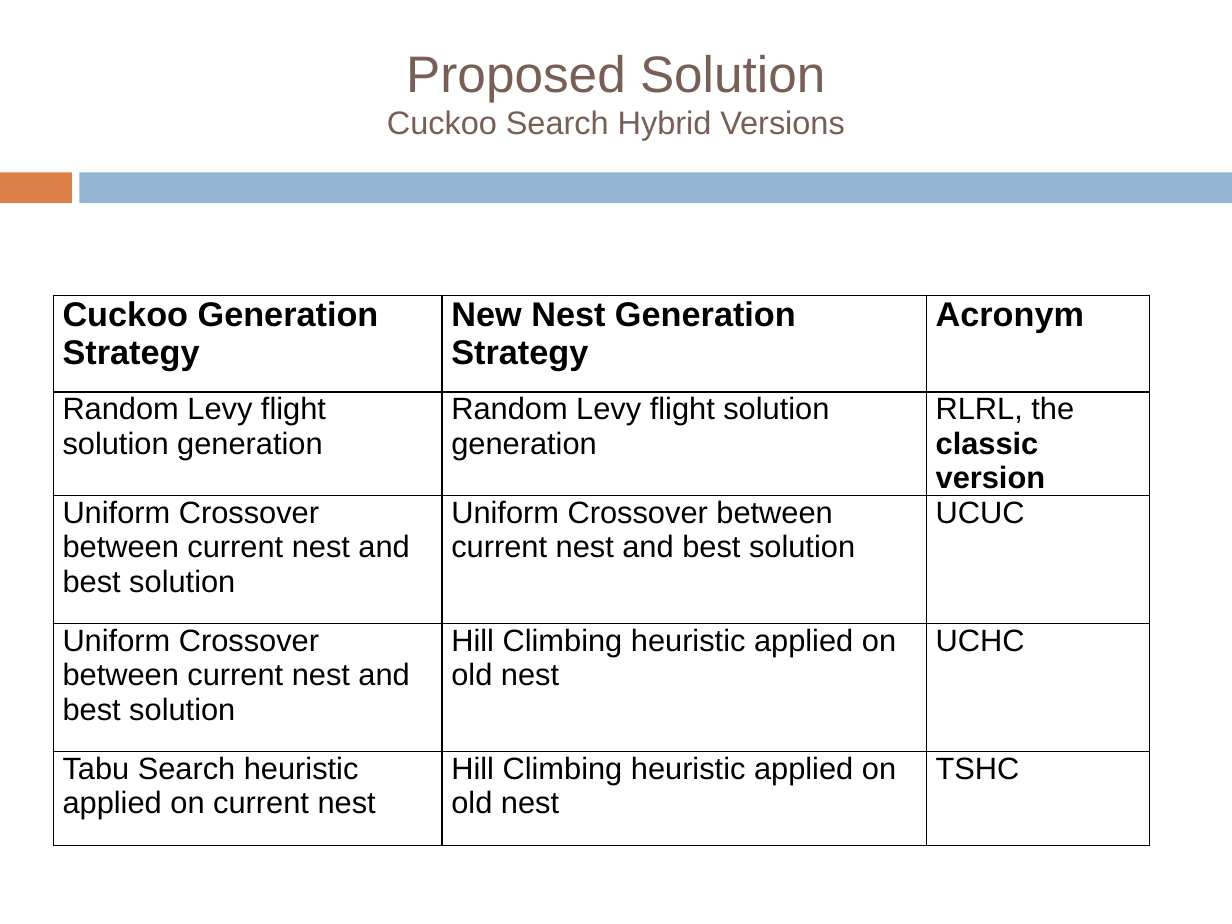
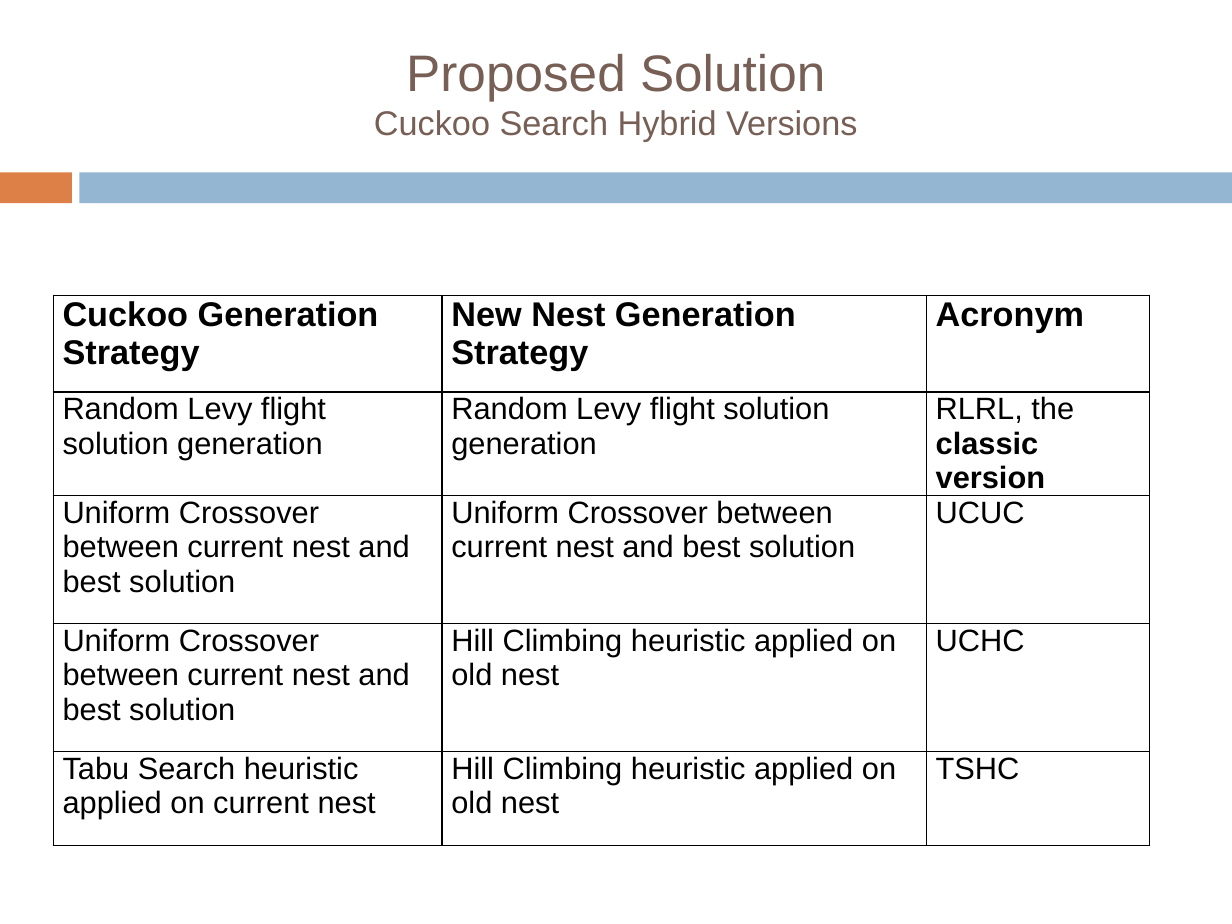
Before and after one commit to tiberiu-b/Diet4EldersDocumentation, a slide deck: slide 22 of Prezentare/TiberiuBoros.pptx (slide 23 before the commit). Drawn at 1232x924 pixels with LibreOffice and Linux fonts; fonts in the diff are those of the drawing; background and template pictures are left out. Boxes give left, top, right and bottom in pixels: in the first picture for what was removed or moved away, otherwise in the second. Text is boxed around its words. In the diff, an @@ line names an element or a change of style, - is before the commit and + after.

```diff
--- a/Prezentare/TiberiuBoros.pptx
+++ b/Prezentare/TiberiuBoros.pptx
@@ title "Proposed Solution Cuckoo Search Hybrid ..." at [374,54,857,142]: size 19 to 20 pt in "Cuckoo Search Hybrid Versions" @@
```
Also in this commit, not shown: 11 other slides changed, 1 slide removed.
